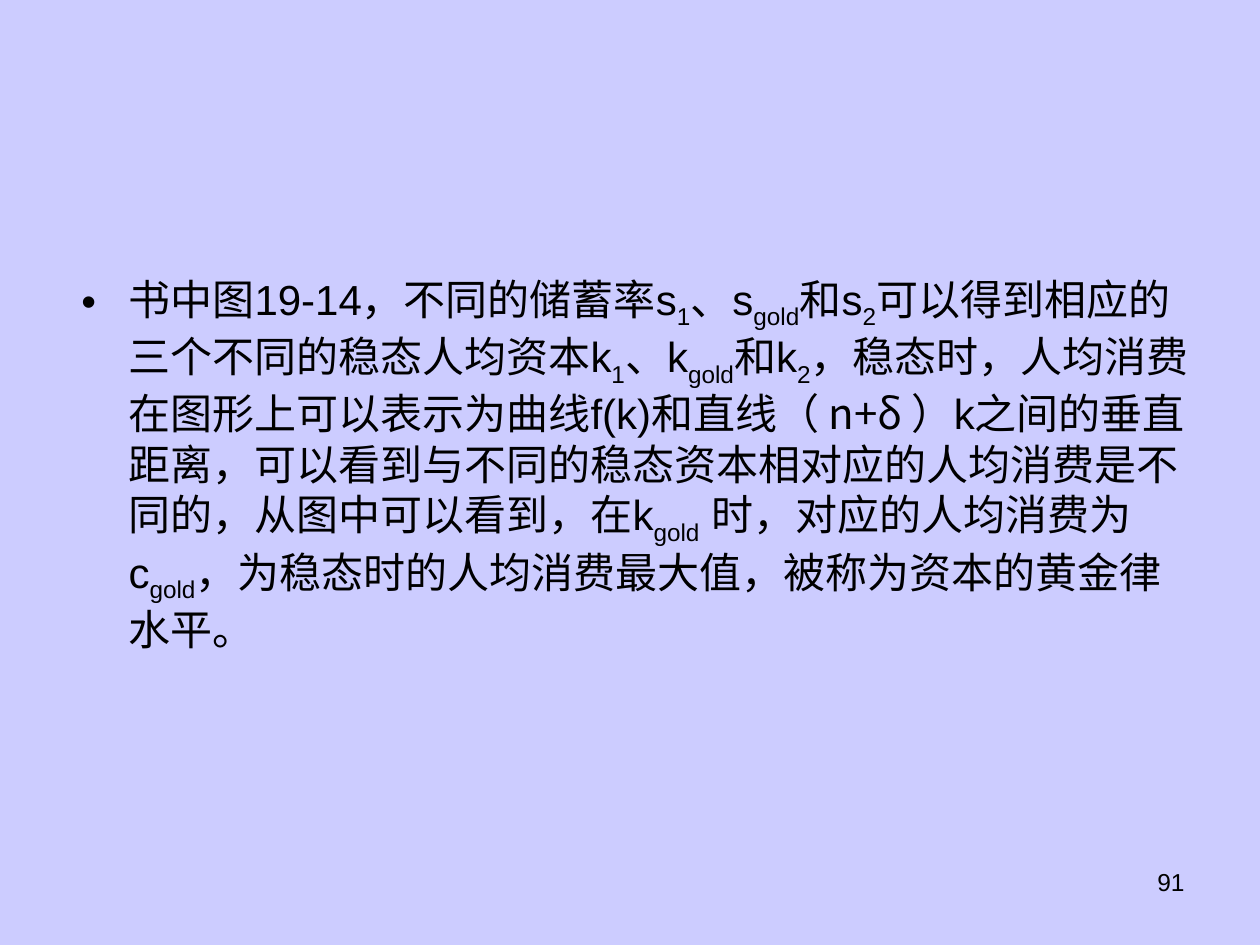
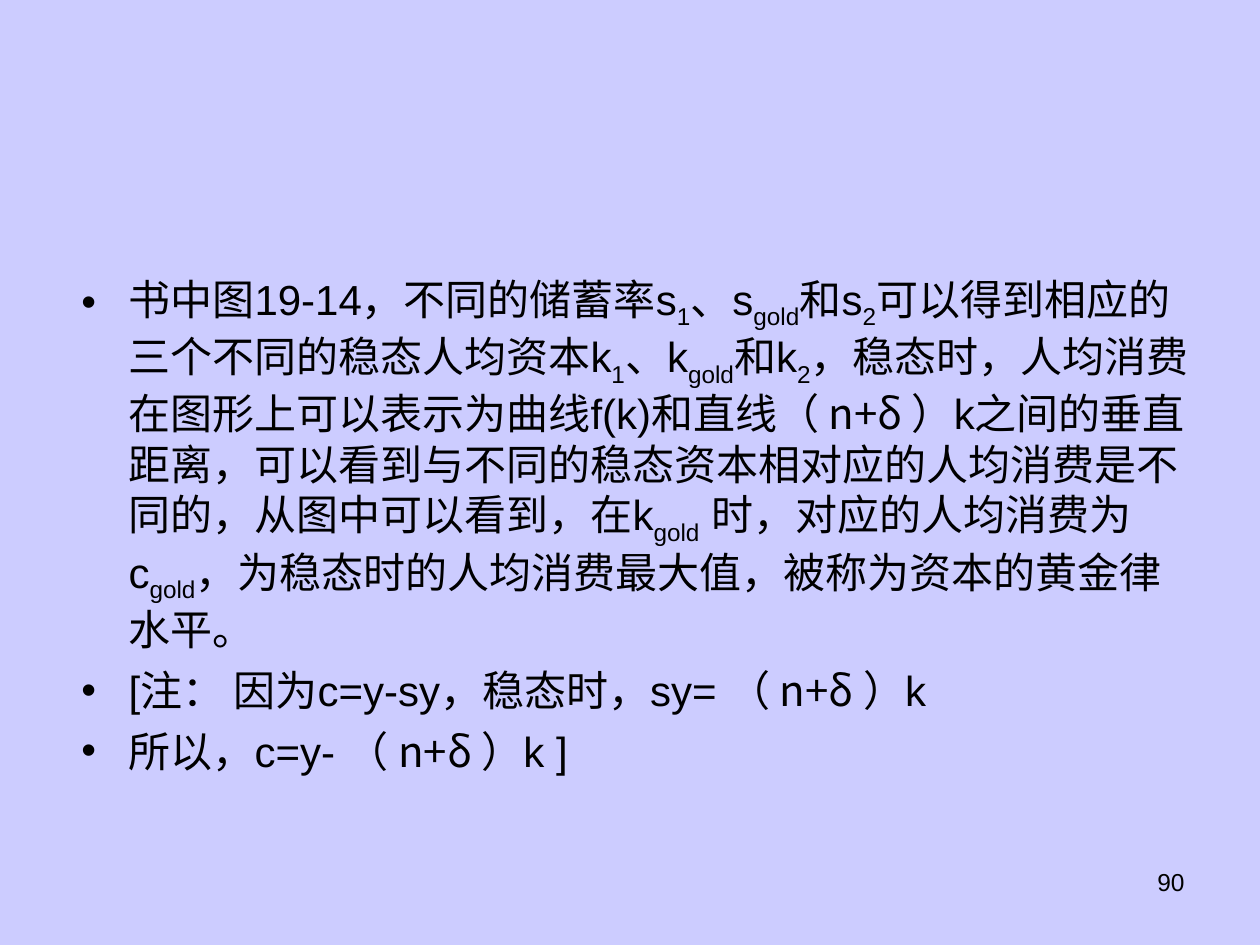
Before and after one commit to dhndzwxj/Teaching_assistant, a slide deck: slide 90 of 宏观原理课件/第8章 经济增长新.ppt (slide 91 before the commit). Drawn at 1260x945 pixels with LibreOffice and Linux fonts; fonts in the diff are those of the drawing. Boxes give left, top, right and bottom in pixels: in the first picture for what was removed or moved away, otherwise in the second. Text is boxed around its words. In the diff, an @@ line names an element or a change of style, - is before the commit and + after.

```diff
--- a/宏观原理课件/第8章 经济增长新.ppt
+++ b/宏观原理课件/第8章 经济增长新.ppt
@@ text at [129,670,926,776]: paragraphs added @@
+• [注： 因为c=y-sy，稳态时，sy= （ n+δ ）k
+• 所以，c=y- （ n+δ ）k ]
@@ page number at [1157,874,1184,892]: text changed @@
-91
+90
```
Also in this commit, not shown: 6 other slides changed, 4 slides added, 2 slides removed.
